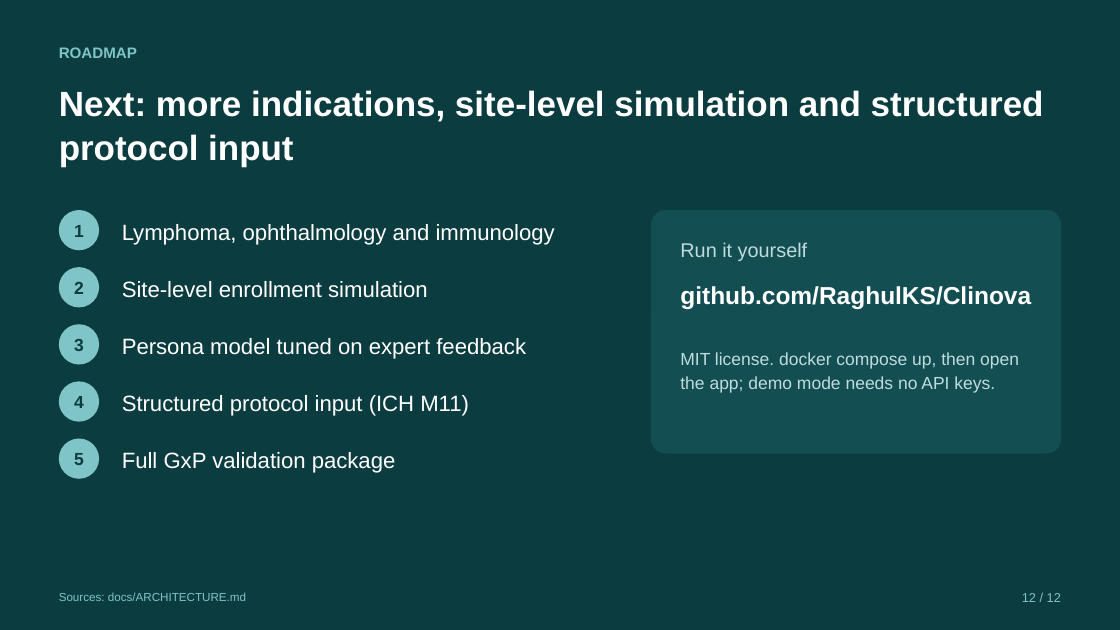
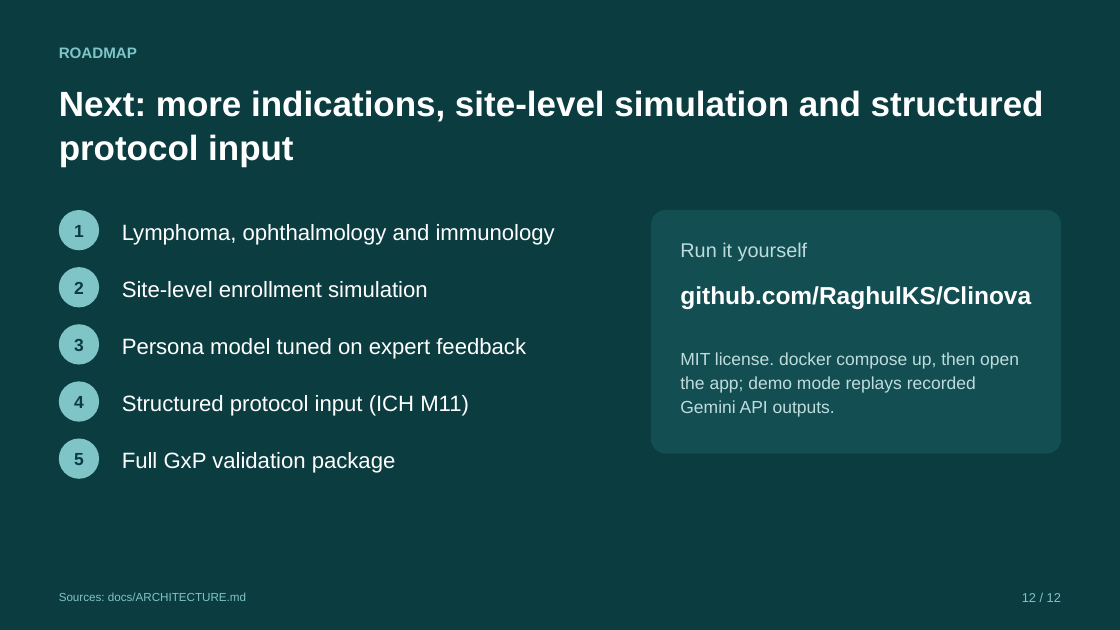
Before and after one commit to RaghulKS/Clinova, a slide deck: slide 12 of docs/deck/clinova.pptx. Drawn at 1120x630 pixels with LibreOffice and Linux fonts; fonts in the diff are those of the drawing. Boxes give left, top, right and bottom in pixels: in the first picture for what was removed or moved away, otherwise in the second. Text is boxed around its words. In the diff, an @@ line names an element or a change of style, - is before the commit and + after.

```diff
--- a/docs/deck/clinova.pptx
+++ b/docs/deck/clinova.pptx
@@ text at [680,352,1019,417]: text changed @@
-MIT license. docker compose up, then open the app; demo mode needs no API keys.
+MIT license. docker compose up, then open the app; demo mode replays recorded Gemini API outputs.
```
Also in this commit, not shown: 20 other files.
